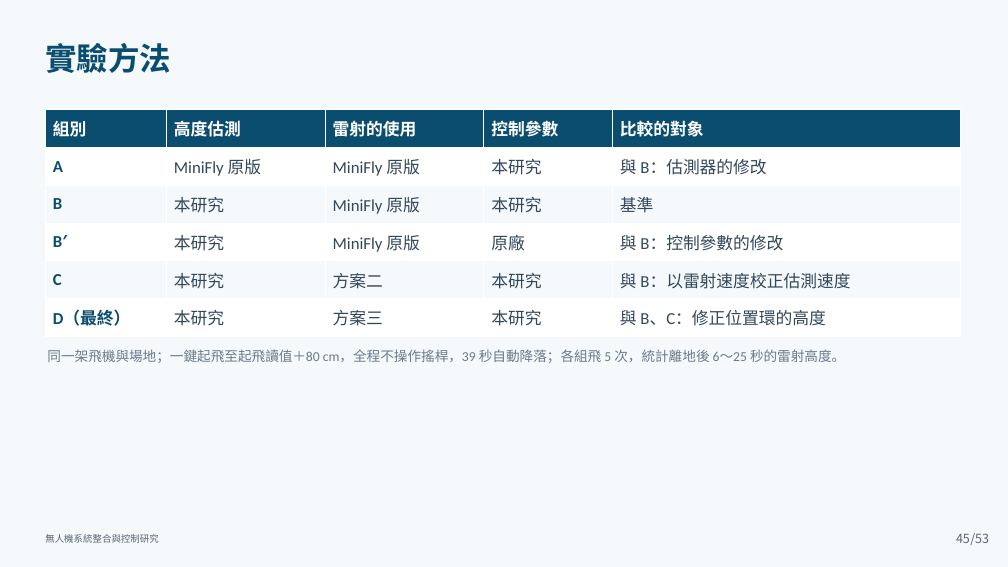
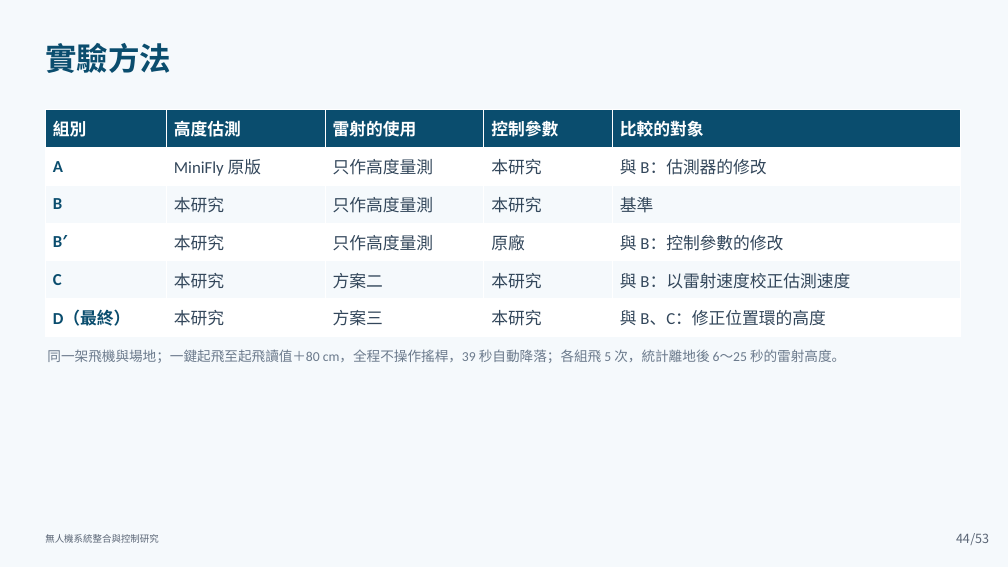
Before and after one commit to lingken1028/-, a slide deck: slide 44 of 無人機系統整合與控制研究_口試簡報 (2).pptx (slide 45 before the commit). Drawn at 1008x567 pixels with LibreOffice and Linux fonts; fonts in the diff are those of the drawing. Boxes give left, top, right and bottom in pixels: in the first picture for what was removed or moved away, otherwise in the second. Text is boxed around its words. In the diff, an @@ line names an element or a change of style, - is before the commit and + after.

```diff
--- a/無人機系統整合與控制研究_口試簡報 (2).pptx
+++ b/無人機系統整合與控制研究_口試簡報 (2).pptx
@@ table at [45, 110, 960, 337] @@
-row 2, column 3: MiniFly 原版
+row 2, column 3: 只作高度量測
-row 3, column 3: MiniFly 原版
+row 3, column 3: 只作高度量測
-row 4, column 3: MiniFly 原版
+row 4, column 3: 只作高度量測
@@ page number at [956, 534, 970, 543]: text changed @@
-45
+44
```
Also in this commit, not shown: 9 other slides changed, 1 slide added.
